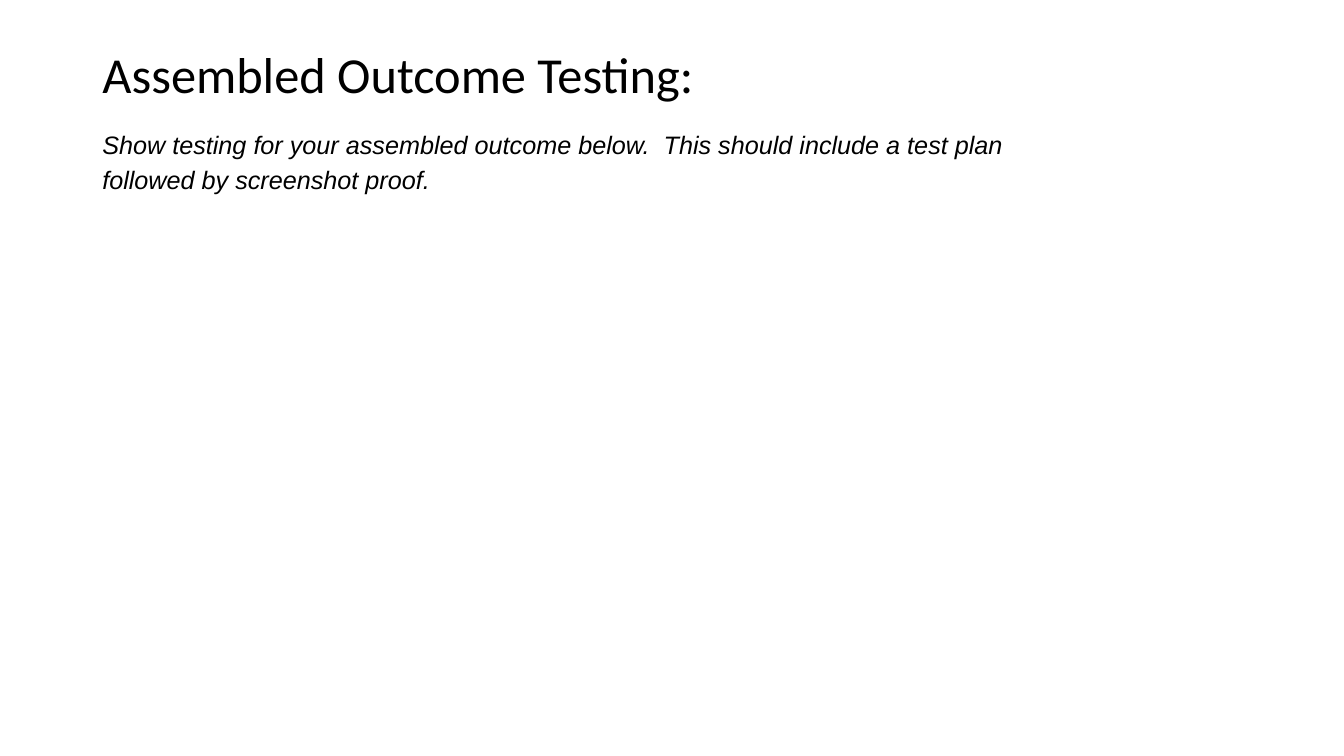
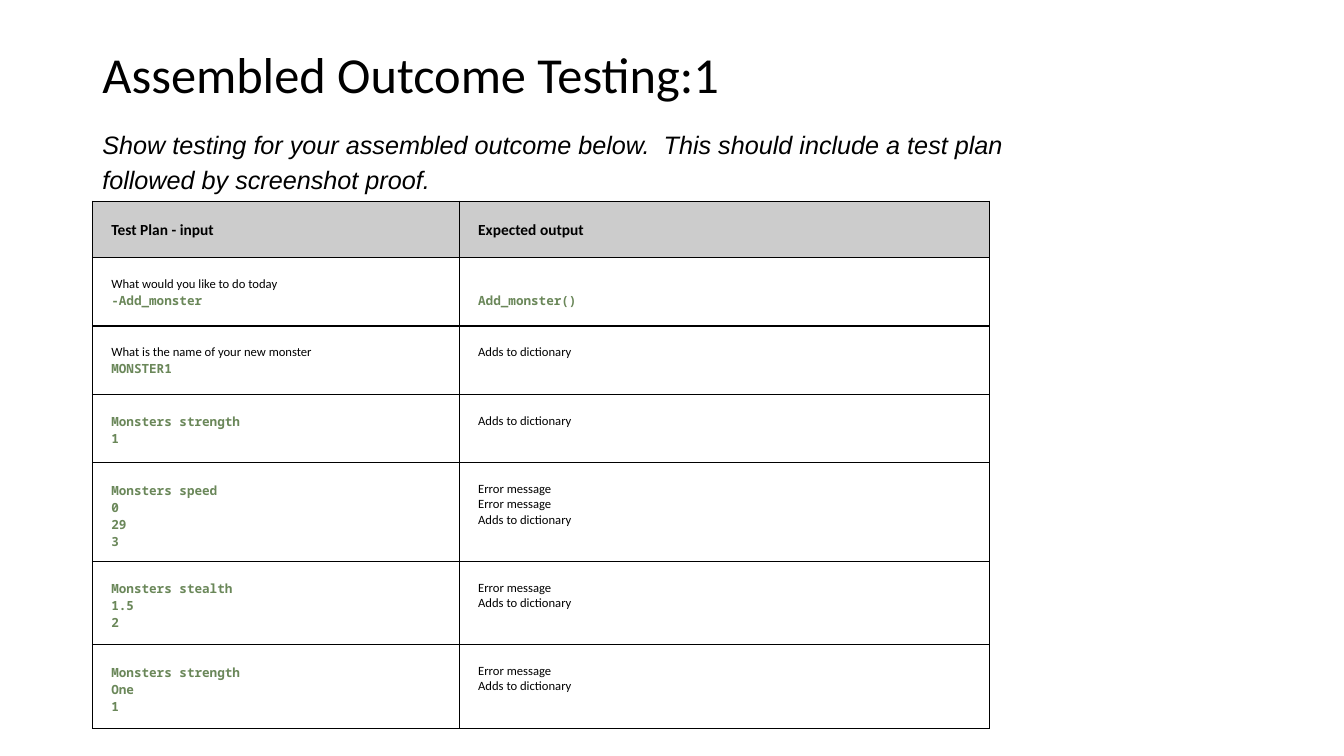
Before and after one commit to peter123321123321/Monster-Cards-Internal, a slide deck: slide 30 of 2.7 and 2.8 Documentation Template.pptx (slide 26 before the commit). Drawn at 1344x756 pixels with LibreOffice and Linux fonts; fonts in the diff are those of the drawing. Boxes give left, top, right and bottom in pixels: in the first picture for what was removed or moved away, otherwise in the second. Text is boxed around its words. In the diff, an @@ line names an element or a change of style, - is before the commit and + after.

```diff
--- a/2.7 and 2.8 Documentation Template.pptx
+++ b/2.7 and 2.8 Documentation Template.pptx
@@ title at <box>102,58,718,102</box>: text changed @@
-Assembled Outcome Testing:
+Assembled Outcome Testing:1
@@ table added at <box>93,202,990,728</box>, 7 rows, 2 columns @@
+Test Plan - input | Expected output
+What would you like to do today / -Add_monster | Add_monster()
+What is the name of your new monster / MONSTER1 | Adds to dictionary
+Monsters strength / 1 | Adds to dictionary
+Monsters speed / 0 / 29 / 3 | Error message Error message / Adds to dictionary
+Monsters stealth / 1.5 / 2 | Error message / Adds to dictionary
+Monsters strength / One / 1 | Error message / Adds to dictionary
```
Also in this commit, not shown: 8 other slides changed, 17 slides added.
